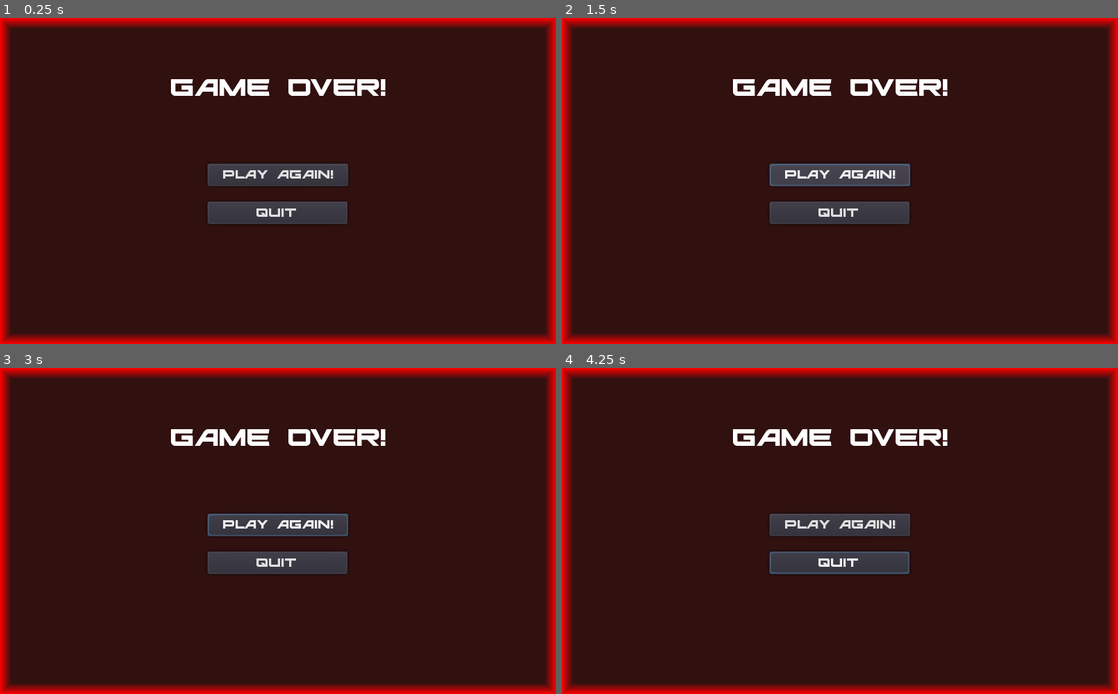
Above: before the commit, frames 1-4 (two rows, left to right).
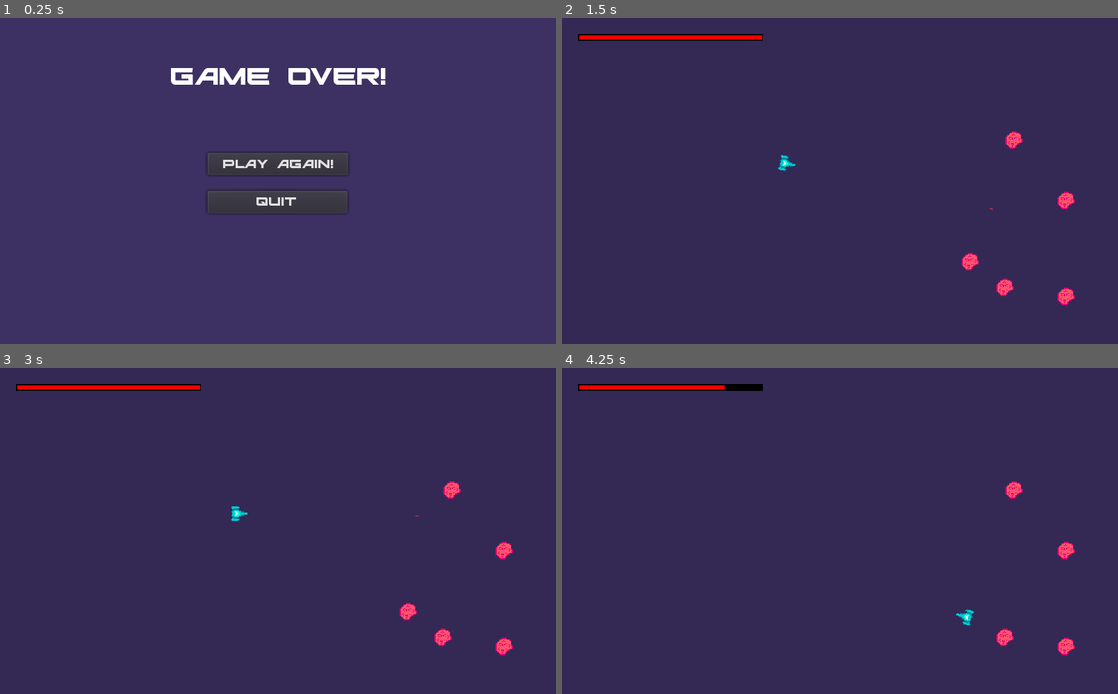
Above: after the commit, the same moments.

Repository: NicSkilzz/Space-360
Game: Godot game, scene res://Home Screen/death_screen.tscn
Same seed, same stepped clock (60 frames per second), same inputs: the game is played once before the commit and once after it. This scene is started directly instead of the project's main scene.
Inputs (mouse positions are in pixels of both pictures, inside the frame that each line leads up to):
- Up to frame 1 (0.25 s): no input
- Up to frame 2 (1.5 s): click "Play Again!" at 0.5 s; click (840, 174) at 1.25 s, where only the run before the commit has a clickable "Play Again!"
- Up to frame 3 (3 s): click (278, 524) at 2 s, where only the run before the commit has a clickable "Play Again!"; tap Enter at 2.75 s; move the mouse to (400, 514) at 2.77 s; press the mouse at (400, 514) at 2.78 s; hold Right (ui_right) from 2.78 s (still down)
- Up to frame 4 (4.25 s): move the mouse to (728, 547) at 3.52 s; release Right (ui_right) at 3.53 s; release the mouse at (728, 547) at 3.53 s; hold Down (ui_down) from 3.53 s (still down); click (728, 547) at 3.6 s

The runs differ from the first frame. In frame 1, 98% of the frame differs, in the area x 0-100%, y 0-100%; in frame 2, 98%; in frame 3, 97%; in frame 4, 97%.

Commit message:
Home screen added to death

Diff:
--- a/Space 360/Home Screen/death_screen.gd
+++ b/Space 360/Home Screen/death_screen.gd
@@ -1,16 +1,9 @@
 extends CanvasLayer
 
 
-# Declare member variables here. Examples:
-# var a = 2
-# var b = "text"
 
+func _on_play_again_button_pressed():
+	get_tree().change_scene("res://World.tscn")
 
-# Called when the node enters the scene tree for the first time.
-func _ready():
-	pass # Replace with function body.
-
-
-# Called every frame. 'delta' is the elapsed time since the previous frame.
-#func _process(delta):
-#	pass
+func _on_quit_button_pressed():
+	get_tree().quit()
--- a/Space 360/Home Screen/death_screen.tscn
+++ b/Space 360/Home Screen/death_screen.tscn
@@ -5,13 +5,7 @@
 [ext_resource path="res://Home Screen/death_screen.gd" type="Script" id=3]
 
 [sub_resource type="StyleBoxFlat" id=1]
-bg_color = Color( 0.196078, 0.0666667, 0.0666667, 1 )
-border_width_left = 10
-border_width_top = 10
-border_width_right = 10
-border_width_bottom = 10
-border_color = Color( 1, 0, 0, 1 )
-border_blend = true
+bg_color = Color( 0.243137, 0.196078, 0.392157, 1 )
 
 [node name="death_screen" type="CanvasLayer"]
 script = ExtResource( 3 )
@@ -22,10 +16,8 @@
 custom_styles/panel = SubResource( 1 )
 
 [node name="MarginContainer" type="MarginContainer" parent="PanelContainer"]
-margin_left = 10.0
-margin_top = 10.0
-margin_right = 502.0
-margin_bottom = 290.0
+margin_right = 512.0
+margin_bottom = 300.0
 custom_constants/margin_right = 40
 custom_constants/margin_top = 40
 custom_constants/margin_left = 40
@@ -34,12 +26,12 @@
 [node name="Rows" type="VBoxContainer" parent="PanelContainer/MarginContainer"]
 margin_left = 40.0
 margin_top = 40.0
-margin_right = 452.0
-margin_bottom = 240.0
+margin_right = 472.0
+margin_bottom = 260.0
 custom_constants/separation = 56
 
 [node name="Title" type="Label" parent="PanelContainer/MarginContainer/Rows"]
-margin_right = 412.0
+margin_right = 432.0
 margin_bottom = 28.0
 custom_fonts/font = ExtResource( 2 )
 text = "Game Over!"
@@ -49,12 +41,12 @@
 
 [node name="CenterContainer" type="CenterContainer" parent="PanelContainer/MarginContainer/Rows"]
 margin_top = 84.0
-margin_right = 412.0
+margin_right = 432.0
 margin_bottom = 139.0
 
 [node name="VBoxContainer" type="VBoxContainer" parent="PanelContainer/MarginContainer/Rows/CenterContainer"]
-margin_left = 138.0
-margin_right = 274.0
+margin_left = 148.0
+margin_right = 284.0
 margin_bottom = 55.0
 custom_constants/separation = 15
 
@@ -70,3 +62,6 @@
 margin_bottom = 55.0
 custom_fonts/font = ExtResource( 1 )
 text = " Quit "
+
+[connection signal="pressed" from="PanelContainer/MarginContainer/Rows/CenterContainer/VBoxContainer/play_again_button" to="." method="_on_play_again_button_pressed"]
+[connection signal="pressed" from="PanelContainer/MarginContainer/Rows/CenterContainer/VBoxContainer/quit_button" to="." method="_on_quit_button_pressed"]
--- a/Space 360/Player/Player.gd
+++ b/Space 360/Player/Player.gd
@@ -85,4 +85,4 @@
 		area.get_parent().queue_free()
 		health_bar.value = HEALTH
 	if HEALTH == 0:
-		get_tree().reload_current_scene()
+		get_tree().change_scene("res://Home Screen/death_screen.tscn")
--- a/Space 360/World.tscn
+++ b/Space 360/World.tscn
@@ -4,9 +4,6 @@
 [ext_resource path="res://prototype_asteroid.tscn" type="PackedScene" id=3]
 
 [node name="World" type="Node2D"]
-
-[node name="Player" parent="." instance=ExtResource( 1 )]
-position = Vector2( 207, 134 )
 
 [node name="Enemy" parent="." instance=ExtResource( 3 )]
 position = Vector2( 408, 248 )
@@ -22,3 +19,6 @@
 
 [node name="Enemy5" parent="." instance=ExtResource( 3 )]
 position = Vector2( 416, 112 )
+
+[node name="Player" parent="." instance=ExtResource( 1 )]
+position = Vector2( 207, 134 )
--- a/Space 360/project.godot
+++ b/Space 360/project.godot
@@ -95,5 +95,5 @@
 [rendering]
 
 2d/snapping/use_gpu_pixel_snap=true
-environment/default_clear_color=Color( 0.121569, 0.0980392, 0.196078, 1 )
+environment/default_clear_color=Color( 0.207843, 0.164706, 0.333333, 1 )
 environment/default_environment="res://default_env.tres"
Binary file added: Space 360/Home Screen/Space_Stars1.png
Not shown, added: Space 360/Home Screen/Space_Stars1.png.import
